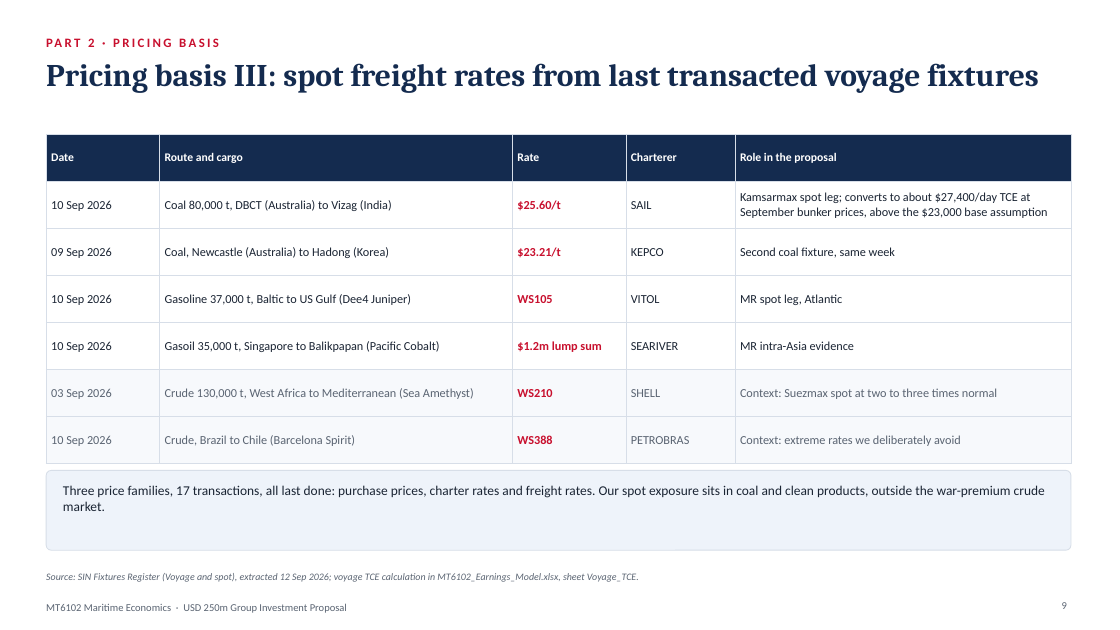
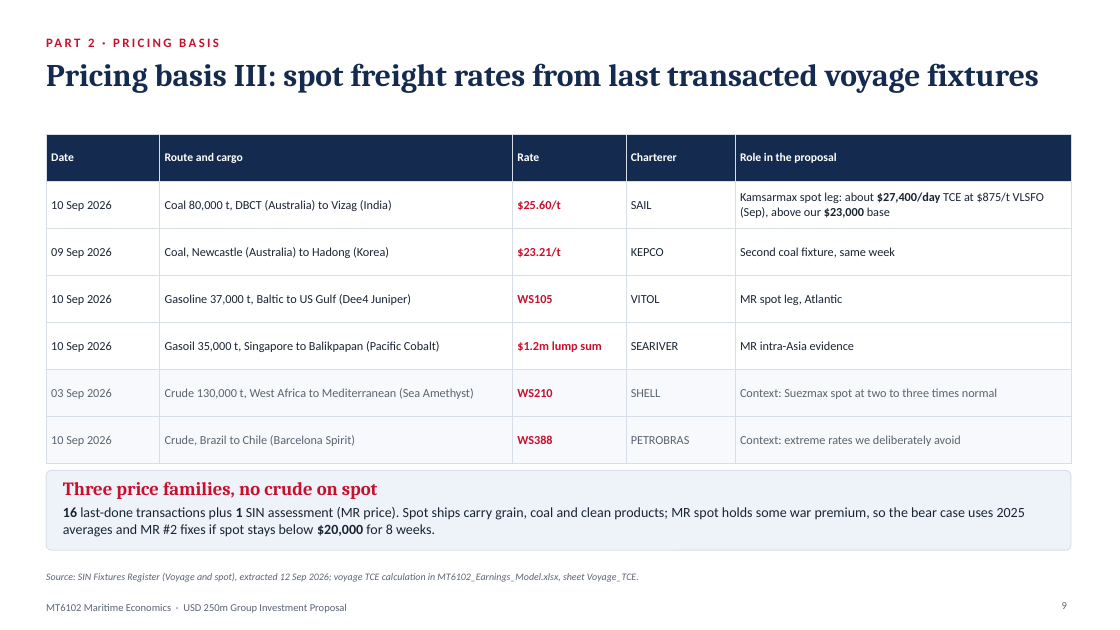
Before and after one commit to zhanmingliu2025-max/MT6102, a slide deck: slide 9 of MT6102_Group_Presentation.pptx. Drawn at 1120x630 pixels with LibreOffice and Linux fonts; fonts in the diff are those of the drawing. Boxes give left, top, right and bottom in pixels: in the first picture for what was removed or moved away, otherwise in the second. Text is boxed around its words. In the diff, an @@ line names an element or a change of style, - is before the commit and + after.

```diff
--- a/MT6102_Group_Presentation.pptx
+++ b/MT6102_Group_Presentation.pptx
@@ table at <box>46,134,1071,450</box> @@
-row 2, column 5: Kamsarmax spot leg; converts to about $27,400/day TCE at September bunker prices, above the $23,000 base assumption
+row 2, column 5: Kamsarmax spot leg: about $27,400/day TCE at $875/t VLSFO (Sep), above our $23,000 base
@@ text at <box>63,507,1025,537</box>: text changed; size 11.5 to 12 pt @@
-Three price families, 17 transactions, all last done: purchase prices, charter rates and freight rates. Our spot exposure sits in coal and clean products, outside the war-premium crude market.
+16 last-done transactions plus 1 SIN assessment (MR price). Spot ships carry grain, coal and clean products; MR spot holds some war premium, so the bear case uses 2025 averages and MR #2 fixes if spot stays below $20,000 for 8 weeks.
@@ text added at <box>63,482,378,499</box>, 16 pt, text #C8102E, bold @@
+Three price families, no crude on spot
```
Also in this commit, not shown: 11 other slides changed, 12 other files.
